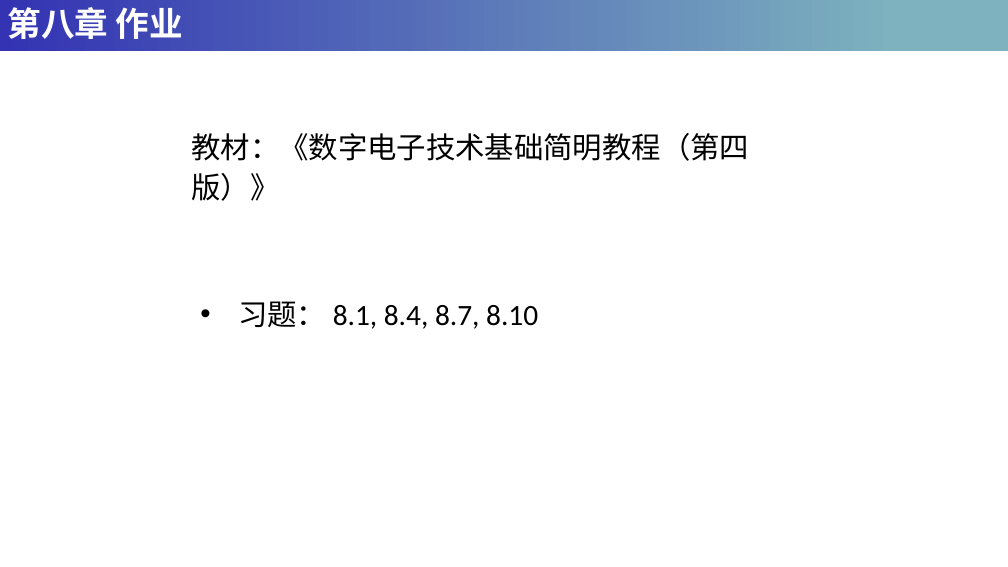
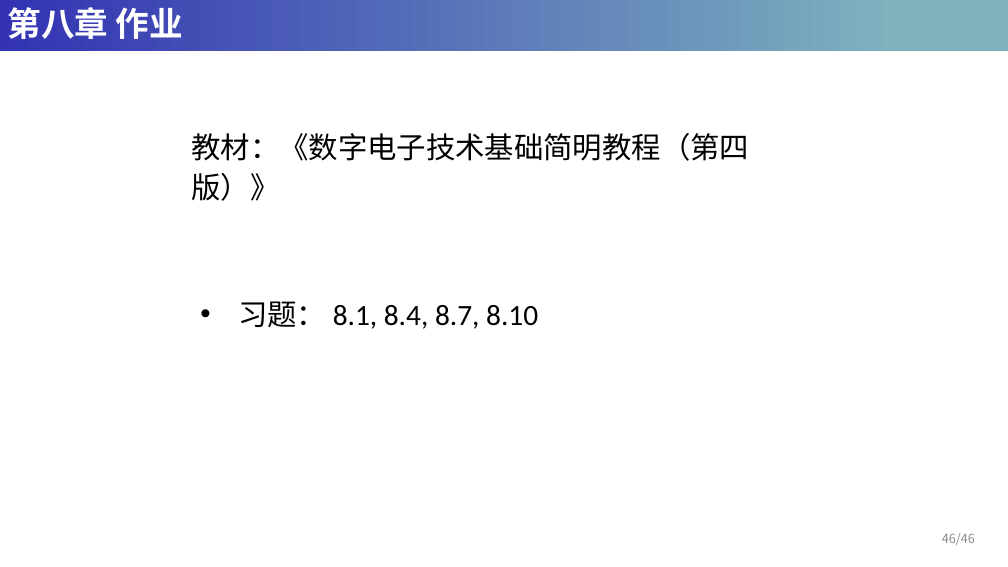
Before and after one commit to HeyuanMingong/heyuanmingong.github.io, a slide deck: slide 46 of DC/第八章-数模与模数转换电路.pptx. Drawn at 1008x567 pixels with LibreOffice and Linux fonts; fonts in the diff are those of the drawing. Boxes give left, top, right and bottom in pixels: in the first picture for what was removed or moved away, otherwise in the second. Text is boxed around its words. In the diff, an @@ line names an element or a change of style, - is before the commit and + after.

```diff
--- a/DC/第八章-数模与模数转换电路.pptx
+++ b/DC/第八章-数模与模数转换电路.pptx
@@ page number added at (x1=942, y1=533, x2=975, y2=545), 12 pt, text #8C8C8C @@
+46/46
```
Also in this commit, not shown: 45 other slides changed, 1 other file.
